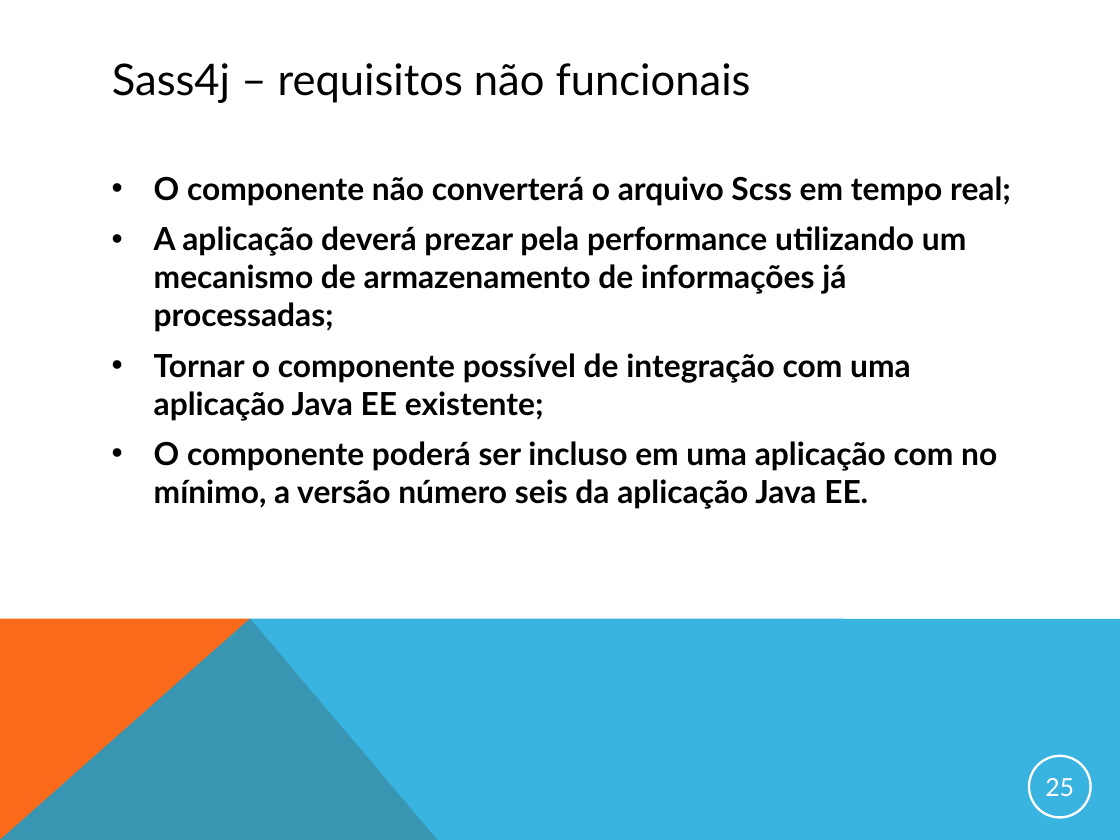
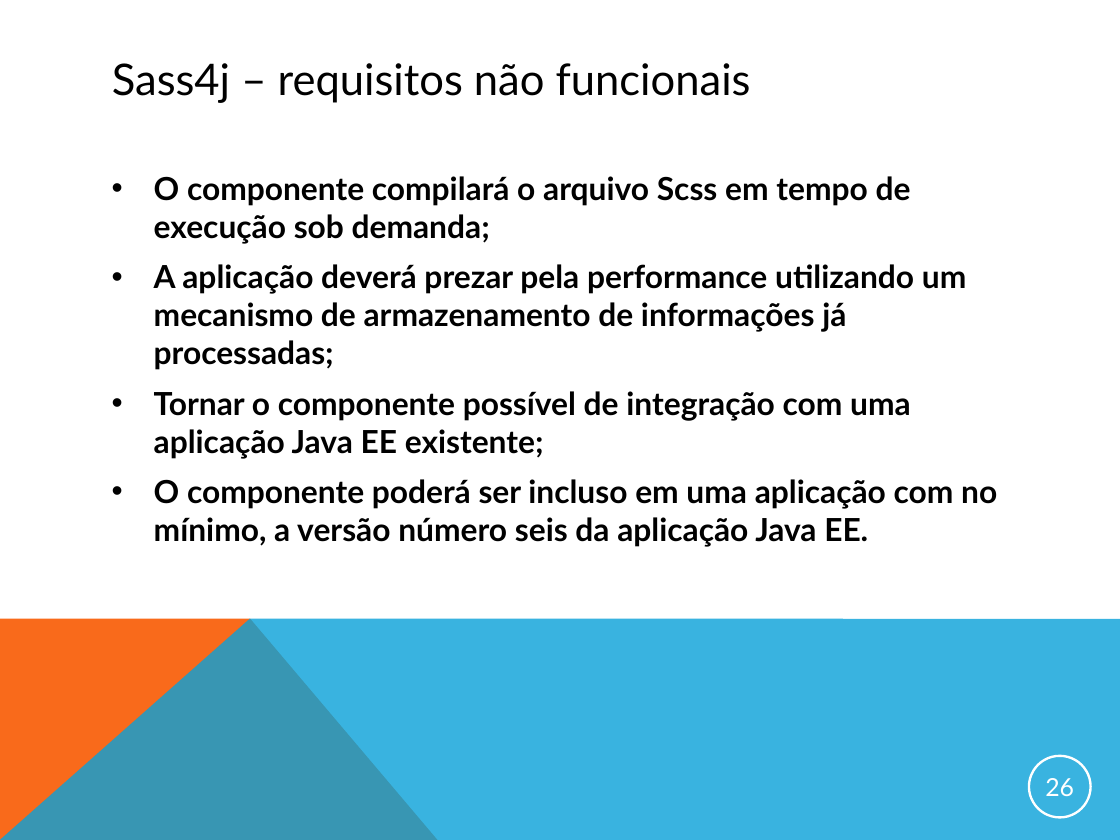
Before and after one commit to gcmorgado/sass4j, a slide deck: slide 26 of DOCUMENTACAO/apresentacao_final.ppt (slide 25 before the commit). Drawn at 1120x840 pixels with LibreOffice and Linux fonts; fonts in the diff are those of the drawing. Boxes give left, top, right and bottom in pixels: in the first picture for what was removed or moved away, otherwise in the second. Text is boxed around its words. In the diff, an @@ line names an element or a change of style, - is before the commit and + after.

```diff
--- a/DOCUMENTACAO/apresentacao_final.ppt
+++ b/DOCUMENTACAO/apresentacao_final.ppt
@@ text at [154,176,911,244]: text changed @@
-• O componente não converterá o arquivo Scss em tempo real;
+• O componente compilará o arquivo Scss em tempo de execução sob demanda;
@@ page number at [1045,778,1074,796]: text changed @@
-25
+26
```
Also in this commit, not shown: 2 other slides changed, 2 slides added, 1 slide removed, 3 other files.
